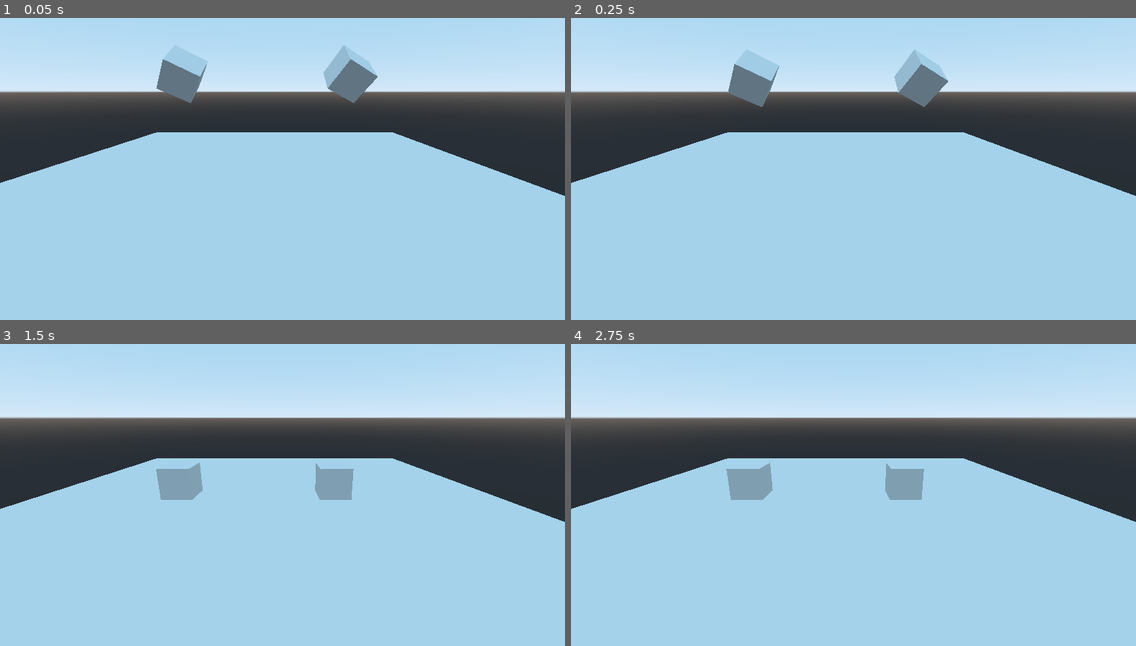
Above: before the commit, frames 1-4 (two rows, left to right).
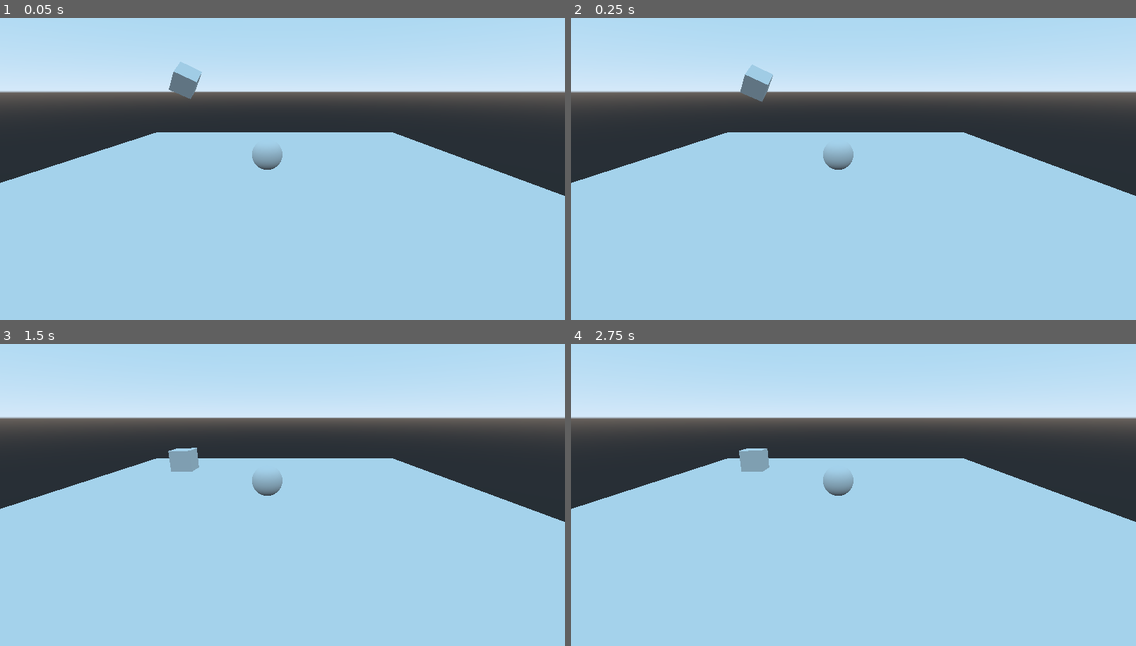
Above: after the commit, the same moments.

Repository: afska/test-godot-3d
Game: Godot game, scene res://Level.tscn
Same seed, same stepped clock (60 frames per second), same inputs: the game is played once before the commit and once after it. The project has no main scene, so this scene is started directly.
Inputs:
- Up to frame 1 (0.05 s): no input
- Up to frame 2 (0.25 s): no input
- Up to frame 3 (1.5 s): no input
- Up to frame 4 (2.75 s): tap Enter at 2 s

The runs differ from the first frame. In frame 1, 2.0% of the frame differs, in the area x 27-67%, y 9-51%; in frame 2, 2.1%, in the area x 27-67%, y 10-51%; in frame 3, 2.0%; in frame 4, 2.0%.

Commit message:
Creating Player scene

Diff:
--- a/Level.tscn
+++ b/Level.tscn
@@ -1,14 +1,16 @@
-[gd_scene load_steps=5 format=2]
+[gd_scene load_steps=6 format=2]
+
+[ext_resource path="res://assets/Steve.tscn" type="PackedScene" id=1]
+
+[sub_resource type="BoxShape" id=1]
+extents = Vector3( 15, 1, 15 )
+
+[sub_resource type="CubeMesh" id=2]
+size = Vector3( 30, 2, 30 )
 
 [sub_resource type="BoxShape" id=3]
-extents = Vector3( 15, 1, 15 )
 
 [sub_resource type="CubeMesh" id=4]
-size = Vector3( 30, 2, 30 )
-
-[sub_resource type="BoxShape" id=1]
-
-[sub_resource type="CubeMesh" id=2]
 
 [node name="Level" type="Spatial"]
 
@@ -19,28 +21,21 @@
 transform = Transform( 1, 0, 0, 0, 1, 0, 0, 0, 1, 0, -1, 0 )
 
 [node name="CollisionShape" type="CollisionShape" parent="Floor"]
+shape = SubResource( 1 )
+
+[node name="MeshInstance" type="MeshInstance" parent="Floor"]
+mesh = SubResource( 2 )
+material/0 = null
+
+[node name="Box" type="RigidBody" parent="."]
+transform = Transform( 0.866025, 0.5, 0, -0.433013, 0.75, -0.5, -0.25, 0.433013, 0.866025, -8, 6, -8 )
+
+[node name="CollisionShape" type="CollisionShape" parent="Box"]
 shape = SubResource( 3 )
 
-[node name="MeshInstance" type="MeshInstance" parent="Floor"]
+[node name="MeshInstance" type="MeshInstance" parent="Box"]
 mesh = SubResource( 4 )
 material/0 = null
 
-[node name="Box" type="RigidBody" parent="."]
-transform = Transform( 0.866025, 0.5, 0, -0.433013, 0.75, -0.5, -0.25, 0.433013, 0.866025, -5, 6, 0 )
-
-[node name="CollisionShape" type="CollisionShape" parent="Box"]
-shape = SubResource( 1 )
-
-[node name="MeshInstance" type="MeshInstance" parent="Box"]
-mesh = SubResource( 2 )
-material/0 = null
-
-[node name="Box2" type="RigidBody" parent="."]
-transform = Transform( 0.866025, 0.5, 0, -0.433013, 0.75, -0.5, -0.25, 0.433013, 0.866025, 5, 6, 0 )
-
-[node name="CollisionShape" type="CollisionShape" parent="Box2"]
-shape = SubResource( 1 )
-
-[node name="MeshInstance" type="MeshInstance" parent="Box2"]
-mesh = SubResource( 2 )
-material/0 = null
+[node name="Steve" parent="." instance=ExtResource( 1 )]
+transform = Transform( 1, 0, 0, 0, 1, 0, 0, 0, 1, 0, 1, 0 )
--- /dev/null
+++ b/assets/Steve.tscn
@@ -0,0 +1,14 @@
+[gd_scene load_steps=3 format=2]
+
+[sub_resource type="BoxShape" id=1]
+
+[sub_resource type="SphereMesh" id=2]
+
+[node name="Steve" type="KinematicBody"]
+
+[node name="CollisionShape" type="CollisionShape" parent="."]
+shape = SubResource( 1 )
+
+[node name="MeshInstance" type="MeshInstance" parent="."]
+mesh = SubResource( 2 )
+material/0 = null
